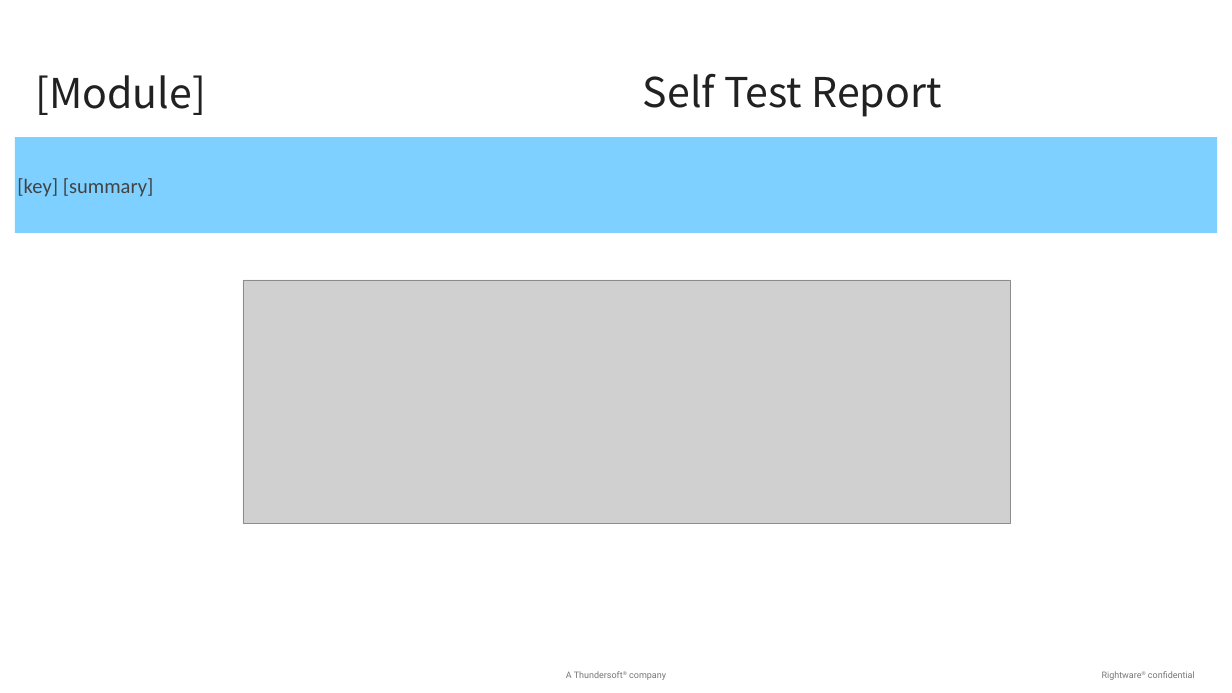
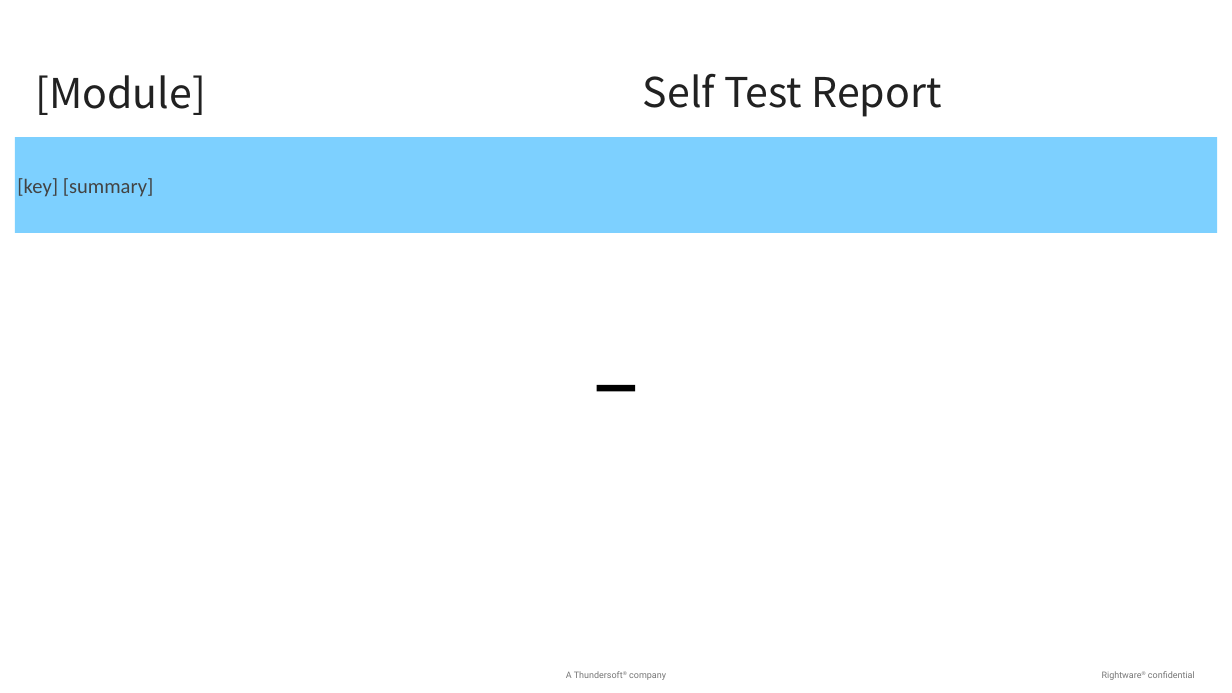
Before and after one commit to baochen-rw/JIRA-exporter, a slide deck: slide 3 of PPTTemplate/Template.pptx. Drawn at 1232x693 pixels with LibreOffice and Linux fonts; fonts in the diff are those of the drawing; grey boxes stand for pictures; background and template pictures are left out. Boxes give left, top, right and bottom in pixels: in the first picture for what was removed or moved away, otherwise in the second. Text is boxed around its words. In the diff, an @@ line names an element or a change of style, - is before the commit and + after.

```diff
--- a/PPTTemplate/Template.pptx
+++ b/PPTTemplate/Template.pptx
@@ picture removed at (243, 280, 1010, 523) @@
@@ rectangle added at (597, 385, 635, 391), fill #000000 @@
```
Also in this commit, not shown: 1 other slide changed, 16 other files.
